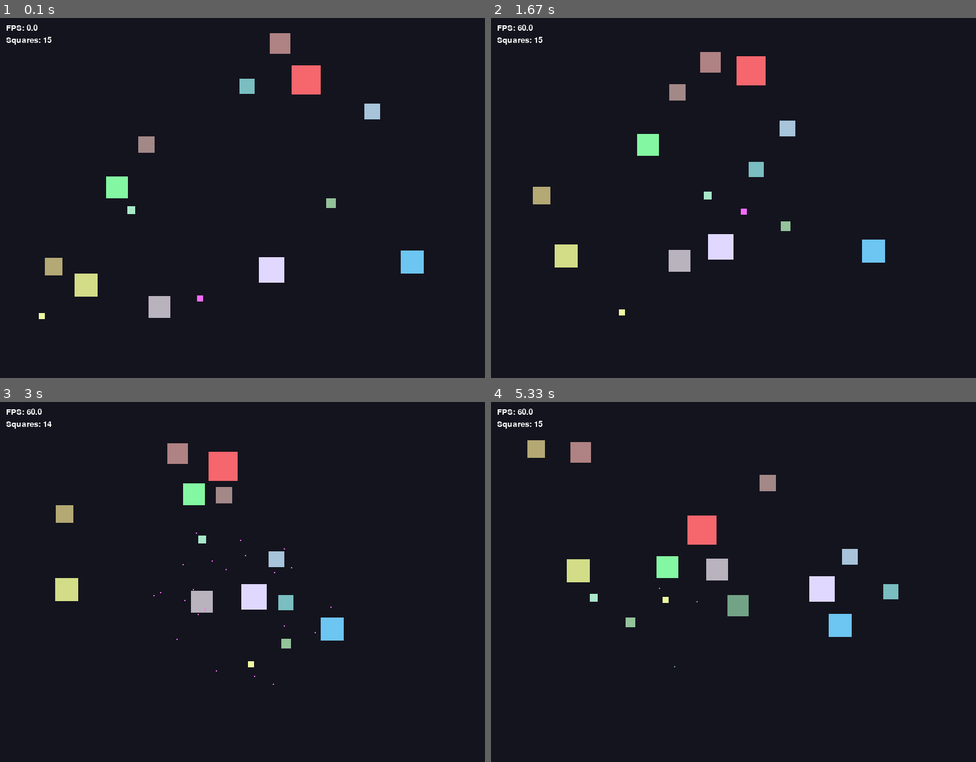
Above: before the commit, frames 1-4 (two rows, left to right).
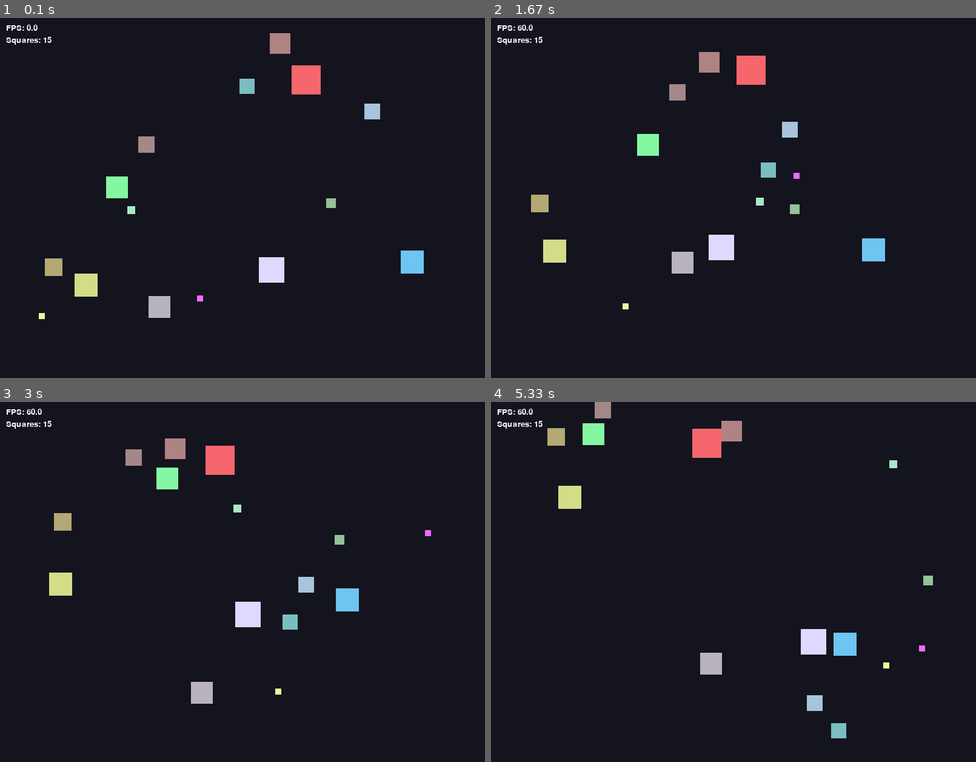
Above: after the commit, the same moments.

Repository: Krishnabansal2006/lab8-pygame
Game: pygame game, started from main.py
Two runs of this game, one before a commit and one after it. Both use one fixed random seed, a clock stepped at 60 frames per second and the inputs below.
Inputs:
- Up to frame 1 (0.1 s): no input
- Up to frame 2 (1.67 s): no input
- Up to frame 3 (3 s): no input
- Up to frame 4 (5.33 s): no input

The runs differ from the first frame. In frame 1, less than 0.1% of the frame differs, in the area x 9-13%, y 66-72%; in frame 2, 1.3%; in frame 3, 4.3%; in frame 4, 6.1%, in the area x 7-92%, y 0-94%.

Commit message:
refactor: merge steering loops and weighted blend

Diff:
--- a/main.py
+++ b/main.py
@@ -105,51 +105,36 @@
             self.vy = self.speed * math.sin(angle)
             self.jitter_timer = random.randint(30, 90)
 
-        # 4) Flee: steer away from bigger squares within FLEE_RADIUS
+        # 4) Flee, Chase, Separation: calculate steering forces based on nearby squares
         flee_x: float = 0.0
         flee_y: float = 0.0
-        for other in squares:
-            if other is self:
-                continue
-            if other.size > self.size:
-                dx: float = self.x - other.x
-                dy: float = self.y - other.y
-                dist: float = math.hypot(dx, dy)
-                if 0 < dist < FLEE_RADIUS:
-                    w: float = 1.0 - (dist / FLEE_RADIUS)  # stronger when closer
-                    flee_x += (dx / dist) * w
-                    flee_y += (dy / dist) * w
-
-        # 5) Chase: steer toward smaller squares within CHASE_RADIUS
         chase_x: float = 0.0
         chase_y: float = 0.0
-        for other in squares:
-            if other is self:
-                continue
-            if other.size < self.size:
-                dx: float = self.x - other.x
-                dy: float = self.y - other.y
-                dist: float = math.hypot(dx, dy)
-                if 0 < dist < CHASE_RADIUS:
-                    w: float = 1.0 - (dist / CHASE_RADIUS)
-                    chase_x += (-dx / dist) * w  # negative = toward target
-                    chase_y += (-dy / dist) * w
-
-        # 6) Separation: push away from any square that overlaps
         sep_x: float = 0.0
         sep_y: float = 0.0
+
         for other in squares:
             if other is self:
                 continue
             dx: float = self.x - other.x
             dy: float = self.y - other.y
             dist: float = math.hypot(dx, dy)
-            if 0 < dist < SEP_RADIUS:
-                w: float = 1.0 - (dist / SEP_RADIUS)
+            if dist == 0:
+                continue
+            if other.size > self.size and 0 < dist < FLEE_RADIUS:
+                w: float = 1.0 - (dist / FLEE_RADIUS)
+                flee_x += (dx / dist) * w
+                flee_y += (dy / dist) * w
+            if other.size < self.size and 0 < dist < CHASE_RADIUS:
+                w = 1.0 - (dist / CHASE_RADIUS)
+                chase_x += (-dx / dist) * w
+                chase_y += (-dy / dist) * w
+            if dist < SEP_RADIUS:
+                w = 1.0 - (dist / SEP_RADIUS)
                 sep_x += (dx / dist) * w
                 sep_y += (dy / dist) * w
 
-        # 7) Wall steering: gentle push away from screen edges before impact
+        # 5) Wall steering: gentle push away from screen edges before impact
         wall_x: float = 0.0
         wall_y: float = 0.0
         margin: int = 60         # pixels from edge where push begins
@@ -166,14 +151,9 @@
             bottom_gap: float = screen_h - (self.y + self.size)
             wall_y -= wall_strength * (1.0 - bottom_gap / margin)
 
-        # 8) Combine forces - flee takes priority over chase
-        # Separation and wall always apply
-        if flee_x != 0 or flee_y != 0:
-            steer_x: float = flee_x + wall_x + sep_x
-            steer_y: float = flee_y + wall_y + sep_y
-        else:
-            steer_x: float = chase_x + wall_x + sep_x
-            steer_y: float = chase_y + wall_y + sep_y
+        # 6) Combine forces - flee takes priority over chase
+        steer_x: float = flee_x * 0.5 + chase_x * 0.2 + wall_x * 0.25 + sep_x * 0.05
+        steer_y: float = flee_y * 0.5 + chase_y * 0.2 + wall_y * 0.25 + sep_y * 0.05
 
         steer_len: float = math.hypot(steer_x, steer_y)
 
@@ -185,18 +165,18 @@
             self.vx = (1 - blend) * self.vx + blend * steer_x * self.speed
             self.vy = (1 - blend) * self.vy + blend * steer_y * self.speed
 
-        # 9) Clamp: prevent any force from exceeding max speed
+        # 7) Clamp: prevent any force from exceeding max speed
         v: float = math.hypot(self.vx, self.vy)
         if v > self.speed:
             self.vx = (self.vx / v) * self.speed
             self.vy = (self.vy / v) * self.speed
 
-        # 10) Move: time-based so speed is frame-rate independent
+        # 8) Move: time-based so speed is frame-rate independent
         # dt * 60 means at 60 FPS the multiplier is 1.0 (no change)
         self.x += self.vx * dt * 60
         self.y += self.vy * dt * 60
 
-        # 11) Hard bounce off all four walls
+        # 9) Hard bounce off all four walls
         if self.x < 0:
             self.x = 0
             self.vx = abs(self.vx)
@@ -211,7 +191,7 @@
             self.y = screen_h - self.size
             self.vy = -abs(self.vy)
 
-        # 12) Anti-stick: zero out velocity pointing into a wall
+        # 10) Anti-stick: zero out velocity pointing into a wall
         eps: float = 1e-6
         if self.x <= eps and self.vx < 0:
             self.vx = 0
